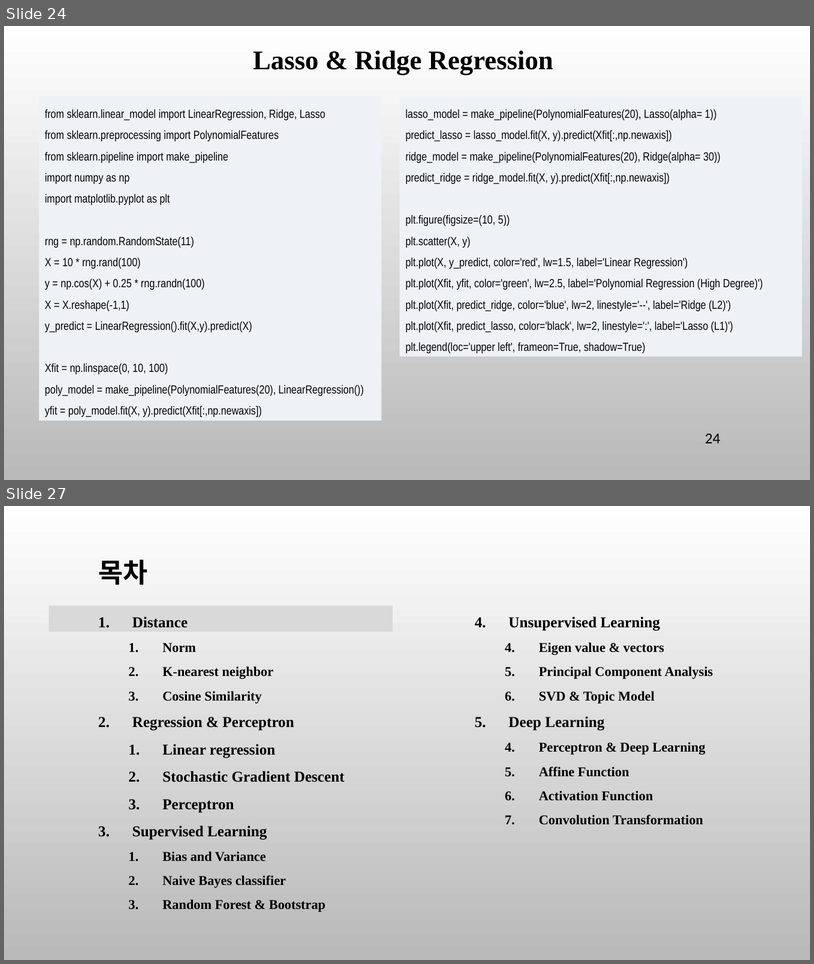
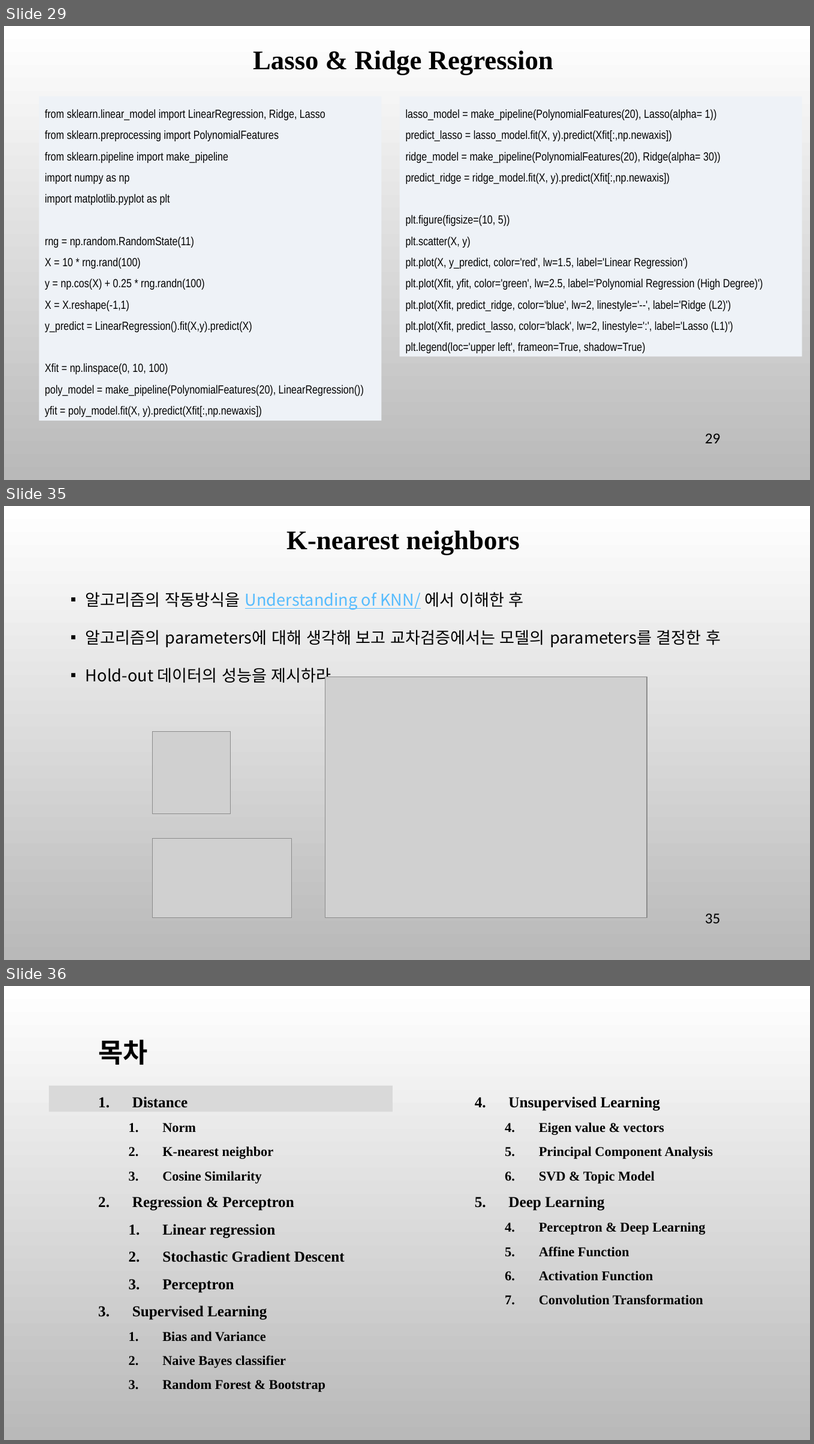
Before and after one commit to ancestor9/mathematics-for-machine-learning, a slide deck: 7_Applications of mathematics.pptx. Shown one above the other, each under a label of ours: slides 24 and 27 before the commit, slides 29, 35 and 36 after it; the slides between them are not shown. The pictures are 814x964 and 814x1444 pixels, drawn with LibreOffice and Linux fonts; fonts in the diff are those of the drawing; grey boxes stand for pictures; background and template pictures are left out. Boxes give left, top, right and bottom in pixels: in the first picture for what was removed or moved away, otherwise in the second. Text is boxed around its words. In the diff, an @@ line names an element or a change of style, - is before the commit and + after.

```diff
--- a/7_Applications of mathematics.pptx
+++ b/7_Applications of mathematics.pptx
@@ slide 35 added at <box>4,506,810,960</box>, background picture (left out) @@
@@ text added at <box>287,531,520,555</box>, 32 pt, text #000000, bold @@
+K-nearest neighbors
@@ text added at <box>86,592,722,685</box>, 19.4 pt, text #000000 @@
+▪ 알고리즘의 작동방식을 Understanding of KNN/ 에서 이해한 후
+▪ 알고리즘의 parameters에 대해 생각해 보고 교차검증에서는 모델의 parameters를 결정한 후
+▪ Hold-out 데이터의 성능을 제시하라
@@ picture added at <box>325,676,647,918</box> @@
@@ picture added at <box>153,732,231,814</box> @@
@@ picture added at <box>153,839,292,918</box> @@
@@ page number added at <box>705,913,721,923</box>, 18 pt, text #000000 @@
+35
@@ what was slide 24 is now slide 29 @@
@@ page number at <box>705,433,721,443</box>: text changed @@
-24
+29
@@ what was slide 27 is now slide 36 @@
```
Also in this commit, not shown: 8 slides changed, 10 other slides added, 2 slides removed.
